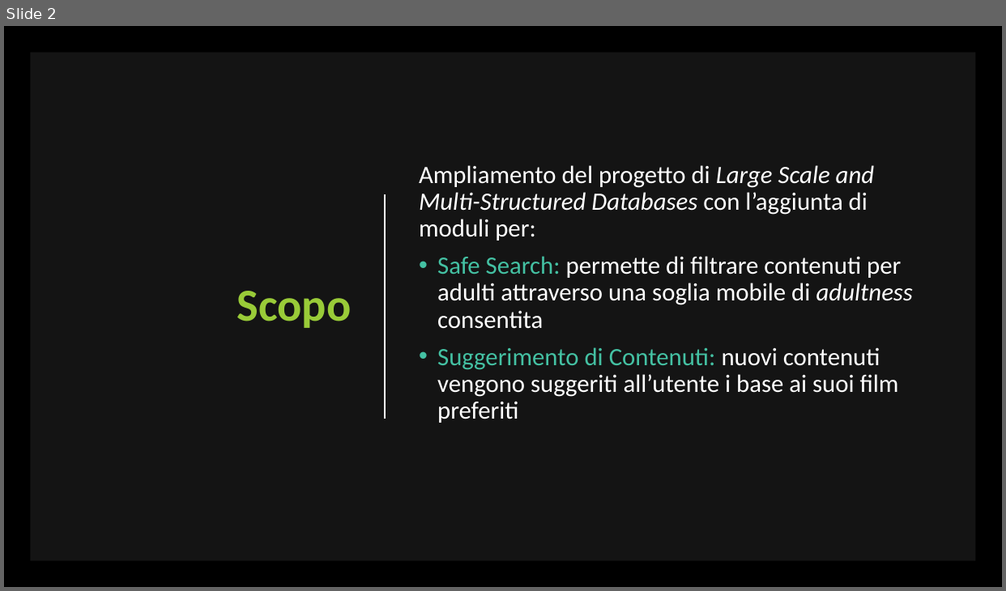
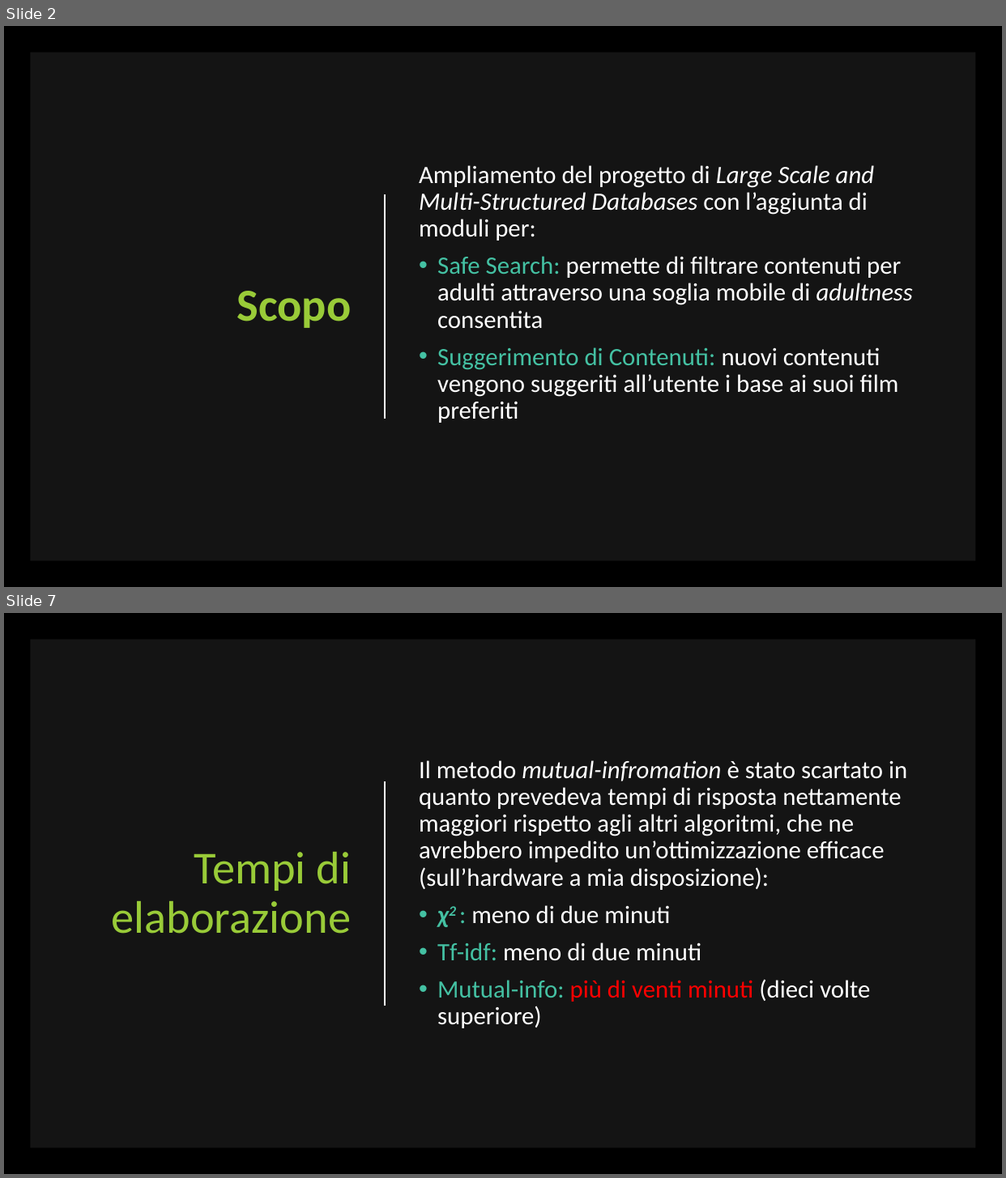
Before and after one commit to unipi-fr/LargeScaleMultiStructureDatabases, a slide deck: Task2/Documentation/Data Mining/Presentazione Data Mining.pptx. Shown one above the other, each under a label of ours: slide 2 before the commit, slides 2 and 7 after it; the slides between them are not shown. The pictures are 1006x591 and 1006x1178 pixels, drawn with LibreOffice and Linux fonts; fonts in the diff are those of the drawing. Boxes give left, top, right and bottom in pixels: in the first picture for what was removed or moved away, otherwise in the second. Text is boxed around its words. In the diff, an @@ line names an element or a change of style, - is before the commit and + after.

```diff
--- a/Task2/Documentation/Data Mining/Presentazione Data Mining.pptx
+++ b/Task2/Documentation/Data Mining/Presentazione Data Mining.pptx
@@ slide 7 added at [4, 613, 1002, 1174], background #000000 @@
@@ rectangle added at [30, 639, 976, 1148], fill #FFFFFF at 8% opacity @@
@@ line added from (385, 781) to (385, 1006), #FFFFFF 1.5 pt @@
@@ text added at [419, 760, 907, 1029], 24 pt, text #FFFFFF @@
+Il metodo mutual-infromation è stato scartato in quanto prevedeva tempi di risposta nettamente maggiori rispetto agli altri algoritmi, che ne avrebbero impedito un’ottimizzazione efficace (sull’hardware a mia disposizione):
+• χ2 : meno di due minuti
+• Tf-idf: meno di due minuti
+• Mutual-info: più di venti minuti (dieci volte superiore)
@@ title added at [111, 852, 351, 934], 44 pt, text #99CB38 @@
+Tempi di elaborazione
```
Also in this commit, not shown: 2 slides changed, 4 other slides added, 1 slide removed, 3 other files.
